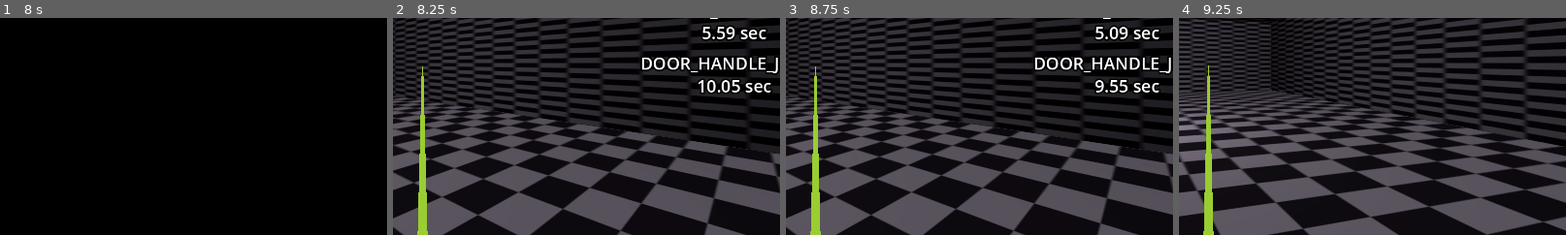
Above: before the commit, frames 1-4 (left to right).
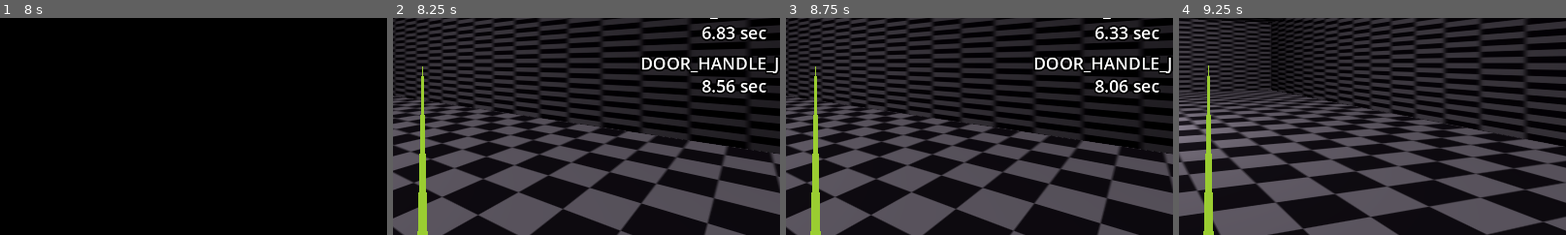
Above: after the commit, the same moments.

Repository: pkostic-dev/game-wraith-hunter
Game: Godot game, scene res://levels/bathroom.tscn
The game is run twice, just before and just after one commit, with the same random seed, the same clock (stepped at 60 frames per second) and the same inputs. This scene is started directly instead of the project's main scene. Sound files missing from this copy of the repository are replaced by a short silence.
Inputs (mouse positions are % of the whole screen's width and height, from its top left):
- Up to frame 1 (8 s): click "Cover the Screen" at 0.5 s; tap Enter at 1.25 s; move the mouse to (72, 45) at 1.27 s; hold Right (ui_right) 1.28-2 s; click (72, 45) at 1.42 s; drag from (30, 55) to (45, 70) at 2.02 s; move the mouse to (60, 28) at 2.77 s; hold Right (ui_right) 2.78-3.5 s; drag from (45, 70) to (20, 35) at 3.52 s; move the mouse to (80, 65) at 4.27 s; hold Left (ui_left) 4.28-5 s; drag from (20, 35) to (35, 25) at 5.02 s; move the mouse to (55, 50) at 5.77 s; hold Left (ui_left) 5.78-6.5 s; click (55, 50) at 5.92 s; drag from (35, 25) to (30, 55) at 6.52 s; tap Space at 7.25 s; move the mouse to (72, 45) at 7.27 s; hold Right (ui_right) from 7.28 s (still down)
- Up to frame 2 (8.25 s): release Right (ui_right) at 8 s; tap Enter at 8 s; drag from (30, 55) to (45, 70) at 8.02 s
- Up to frame 3 (8.75 s): no input
- Up to frame 4 (9.25 s): move the mouse to (60, 28) at 8.77 s; hold Left (ui_left) from 8.78 s (still down)
The pictures show only the part of the screen within x 46-96%, y 40-90%; the shares and areas given below are measured in that part.

Frame 1 is identical in both runs. In frame 2, 1.0% of the frame differs, in the area x 78-98%, y 3-35%; in frame 3, 0.4%; in frame 4, nothing differs.

Commit message:
Fix ambiance object
Fix timer, now starts after sound stops
Fix continuous, plays continuously, no timer

Diff:
--- a/Wraith_Hunter/hunting/ambiance_object.gd
+++ b/Wraith_Hunter/hunting/ambiance_object.gd
@@ -65,10 +65,12 @@
 
 	# Start the timer for the first time
 	if continuous:
-		repeat_timer.wait_time = audio_stream_player_3D.stream.get_length()
+		repeat_timer_count.visible = false
+		audio_stream_player_3D.play()
+		ambiance_sound_name.modulate = Color.GREEN
 	else:
 		repeat_timer.wait_time = randf_range(repeat_time_min, repeat_time_max)
-	repeat_timer.start()
+		repeat_timer.start()
 
 	# Change Label3D text to the corresponding sound
 	ambiance_sound_name.text = AmbianceSound.keys()[ambiance_sound]
@@ -83,13 +85,15 @@
 		# Play the sound
 		audio_stream_player_3D.play()
 		# Change the Label3D text color to green
-		ambiance_sound_name.modulate = Color(.2, 1, .2)
-
-	# Repeat the timer
-	repeat_timer.wait_time = randf_range(repeat_time_min, repeat_time_max)
-	repeat_timer.start()
+		ambiance_sound_name.modulate = Color.GREEN
 
 
 func _on_audio_stream_player_3d_finished():
-	# Reset the color to white
-	ambiance_sound_name.modulate = Color(1, 1, 1)
+	if continuous:
+		$AudioStreamPlayer3D.play()
+	else:
+		# Reset the color to white
+		ambiance_sound_name.modulate = Color.WHITE
+		# Repeat the timer
+		repeat_timer.wait_time = randf_range(repeat_time_min, repeat_time_max)
+		repeat_timer.start()
